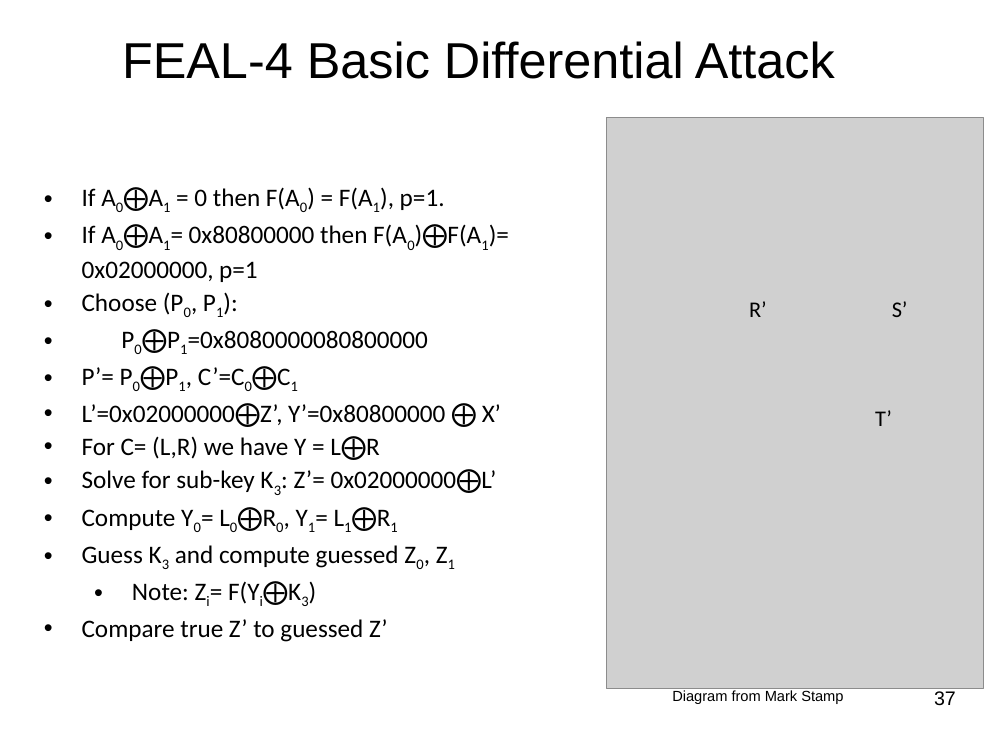
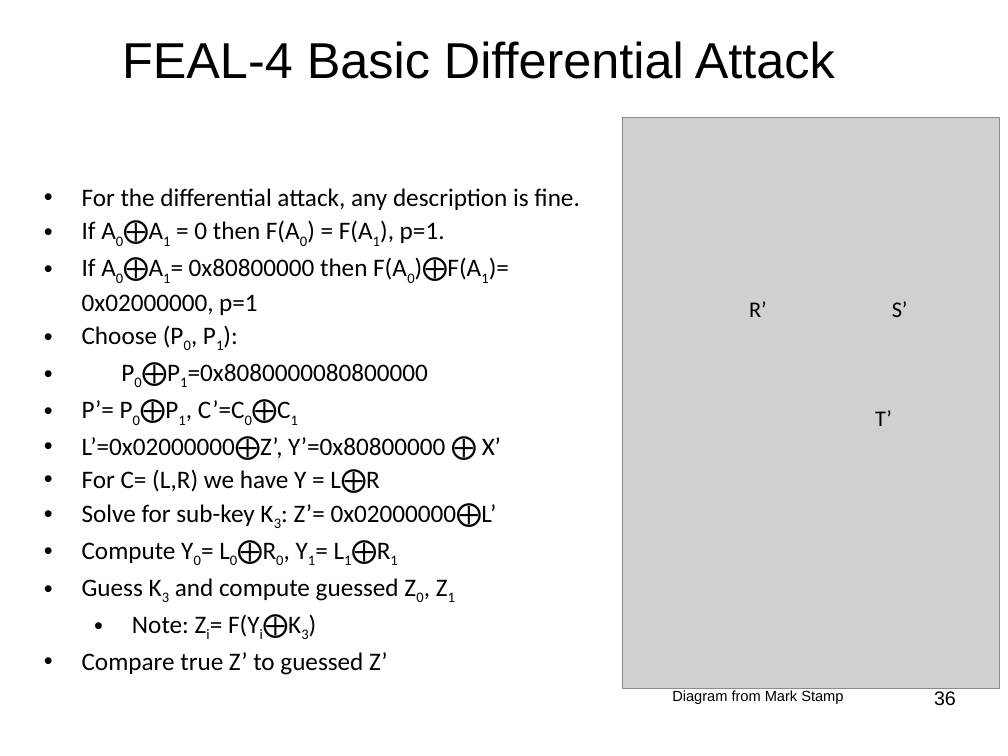
Before and after one commit to jlmucb/class_notes, a slide deck: slide 36 of BerkeleyClass/CS290Spring2013/Lectures/Cryptoclass4.pptx (slide 37 before the commit). Drawn at 1008x756 pixels with LibreOffice and Linux fonts; fonts in the diff are those of the drawing; grey boxes stand for pictures. Boxes give left, top, right and bottom in pixels: in the first picture for what was removed or moved away, otherwise in the second. Text is boxed around its words. In the diff, an @@ line names an element or a change of style, - is before the commit and + after.

Commit message:
Improved FEAL discussion

```diff
--- a/BerkeleyClass/CS290Spring2013/Lectures/Cryptoclass4.pptx
+++ b/BerkeleyClass/CS290Spring2013/Lectures/Cryptoclass4.pptx
@@ picture: place and size @@
-picture at (607,118,984,689)
+picture at (623,118,1000,689)
@@ text at (82,188,579,210): paragraph added @@
+• For the differential attack, any description is fine.
@@ page number at (934,691,956,706): text changed @@
-37
+36
```
Also in this commit, not shown: 17 other slides changed, 5 slides added, 4 slides removed.
